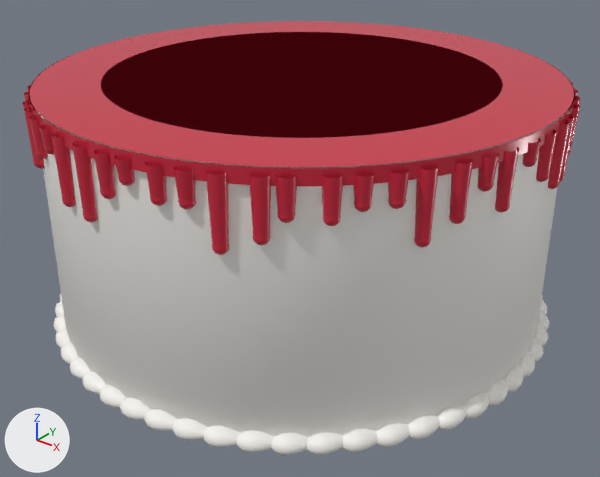
One commit to the glTF model assets/3d/cakes.glb: the scene before it, then after it.
Before and after are seen from a 50 mm lens placed at (0.201, -0.253, 0.186), pointed at (0.005, -0.007, 0.034). The lights are fixed; the arrows at lower left show +X, +Y and +Z. The first picture is the older version.

In view in the first picture: 'body_d8_h4', 'drip_d4_h4', 'drip_d6_h4', 'drip_d8_h4', 'shell_d8'.
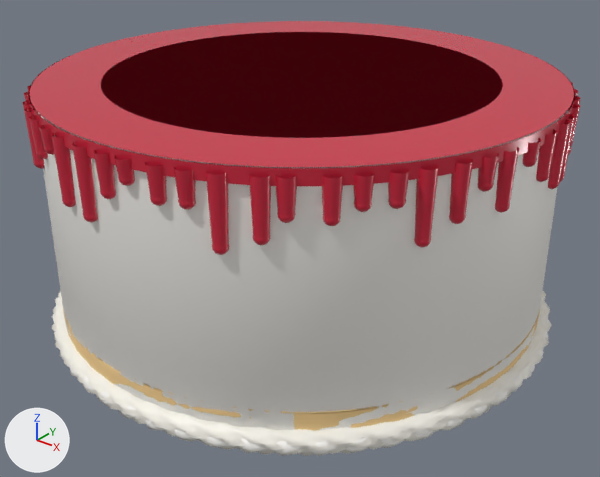
Changed parts and their boxes (x1, y1, x2, y2) in the pictures (600 x 477 px):
'filling_d8', added
    after: (52, 290, 551, 456)
'sponge_d8', added (mostly hidden)
    after: (63, 309, 540, 431)
'shell_d8', unchanged, covered by the edit
    before: (54, 294, 549, 456)
    after: (56, 318, 549, 456)

Patch to the scene script:
```diff
--- a/assets/3d/cakes.glb.py
+++ b/assets/3d/cakes.glb.py
@@ mat_sponge_golden @@
+mat_sponge_golden = principled_material('Sponge_Golden')
+mat_sponge_golden.base_color = (0.86, 0.6, 0.27)  # beige #efcb8e
+mat_sponge_golden.roughness = 0.85
@@ mat_filling_cream @@
+mat_filling_cream = principled_material('Filling_Cream')
+mat_filling_cream.base_color = (0.97, 0.94, 0.86)  # white #fcf8ef
+mat_filling_cream.roughness = 0.45
@@ me_sponge_d8 @@
+me_sponge_d8.from_pydata(...)  # 3138 vertices, 6272 faces; spans x -0.102..0.102, y -0.102..0.102, z 0.0..0.017
+me_sponge_d8.materials.append(mat_sponge_golden)  # beige #efcb8e
@@ me_filling_d8 @@
+me_filling_d8.from_pydata(...)  # 6272 vertices, 12540 faces; spans x -0.107..0.107, y -0.107..0.107, z 0.0..0.01
+me_filling_d8.materials.append(mat_filling_cream)  # white #fcf8ef
@@ ob_sponge_d8 @@
+ob_sponge_d8 = bpy.data.objects.new('sponge_d8', me_sponge_d8)
+ob_sponge_d8.location = (0.0, 0.0, 0.0)
@@ ob_filling_d8 @@
+ob_filling_d8 = bpy.data.objects.new('filling_d8', me_filling_d8)
+ob_filling_d8.location = (0.0, 0.0, 0.0)
```
